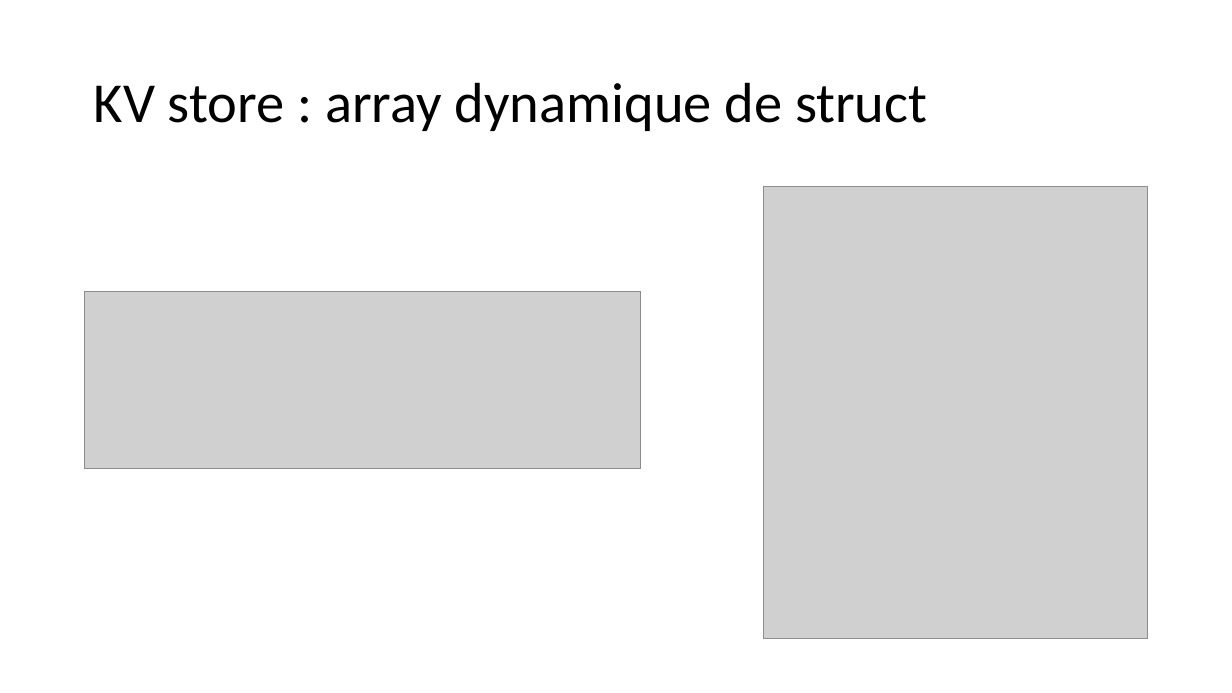
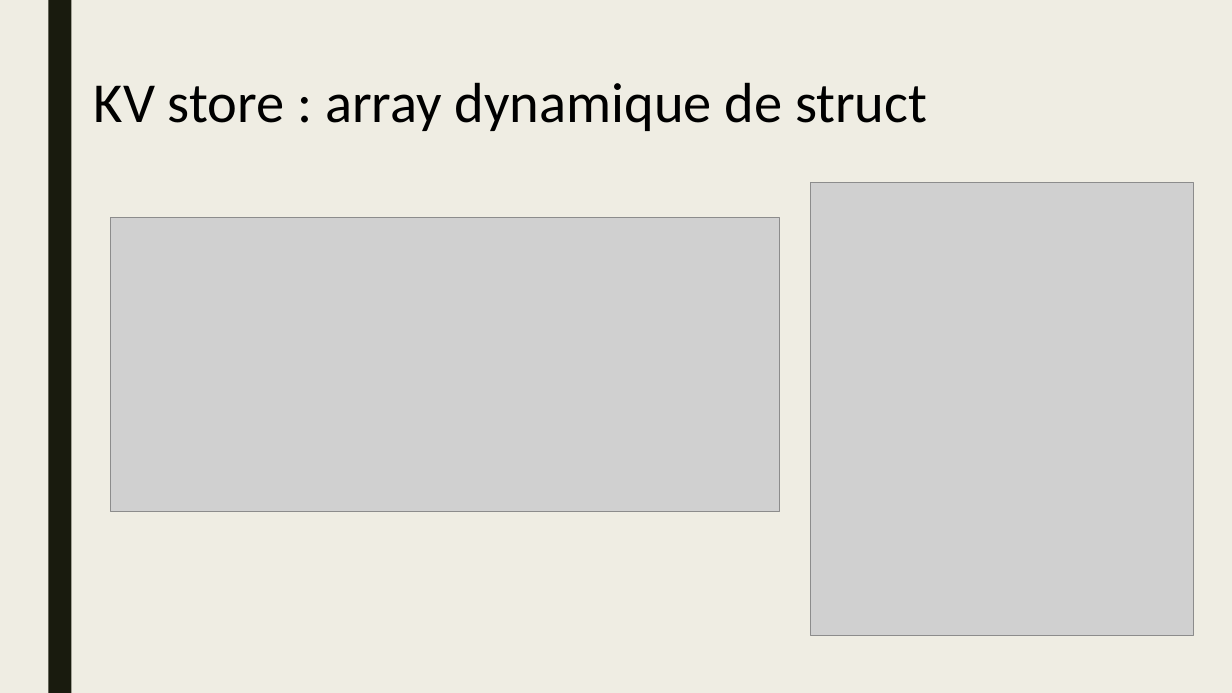
Before and after one commit to inefix/Key-Value-Store, a slide deck: slide 5 of presentation/KVS_presentation.pptx (slide 6 before the commit). Drawn at 1232x693 pixels with LibreOffice and Linux fonts; fonts in the diff are those of the drawing; grey boxes stand for pictures. Boxes give left, top, right and bottom in pixels: in the first picture for what was removed or moved away, otherwise in the second. Text is boxed around its words. In the diff, an @@ line names an element or a change of style, - is before the commit and + after.

```diff
--- a/presentation/KVS_presentation.pptx
+++ b/presentation/KVS_presentation.pptx
@@ background #FFFFFF to #EFEDE3 @@
@@ rectangle added at (48, 0, 71, 693), fill #191B0E @@
@@ picture: place and size @@
-picture at (764, 187, 1148, 640)
+picture at (811, 183, 1194, 636)
@@ picture: place and size @@
-picture at (85, 291, 641, 469)
+picture at (110, 218, 779, 512)
```
Also in this commit, not shown: 11 other slides changed, 2 slides added, 2 slides removed.
